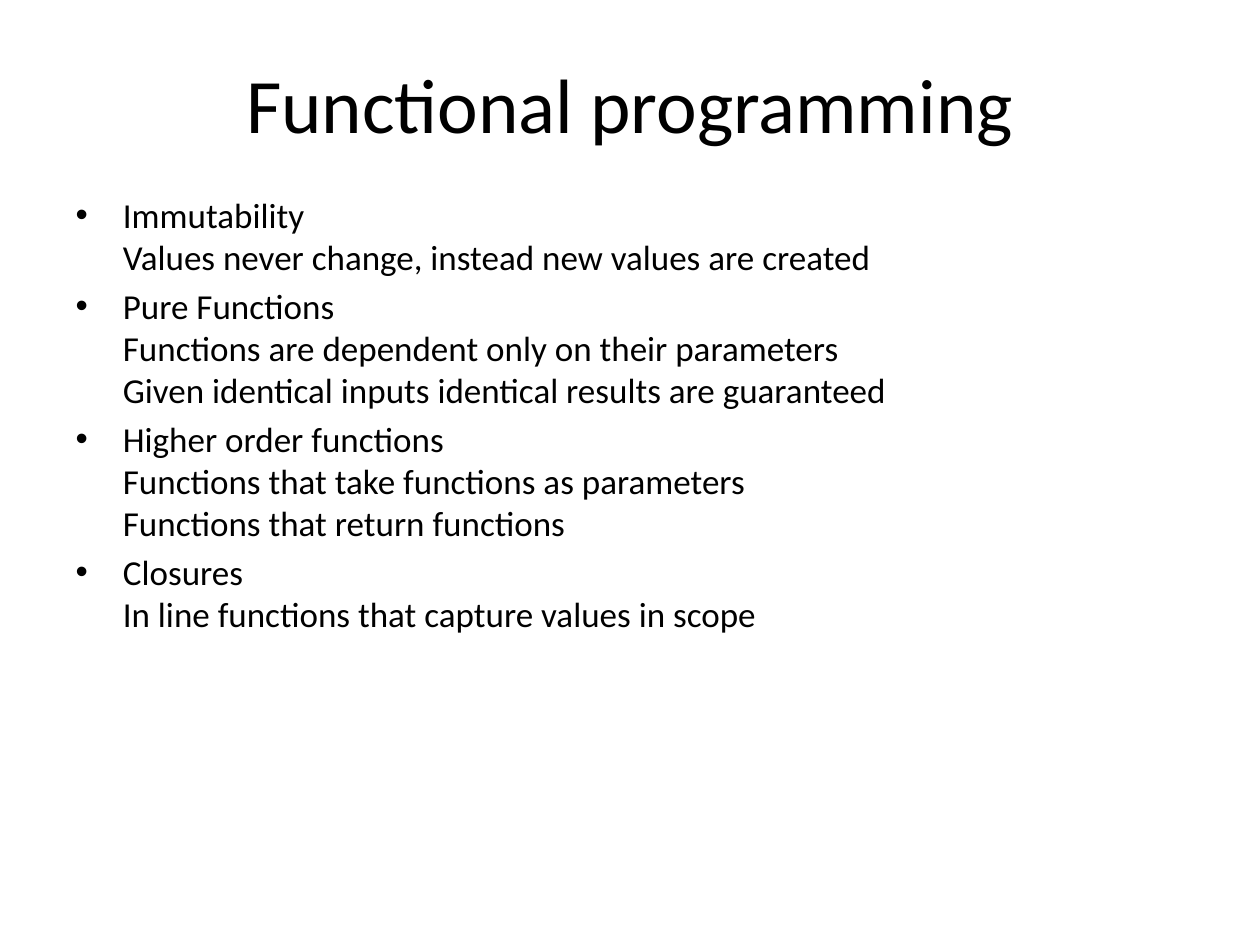
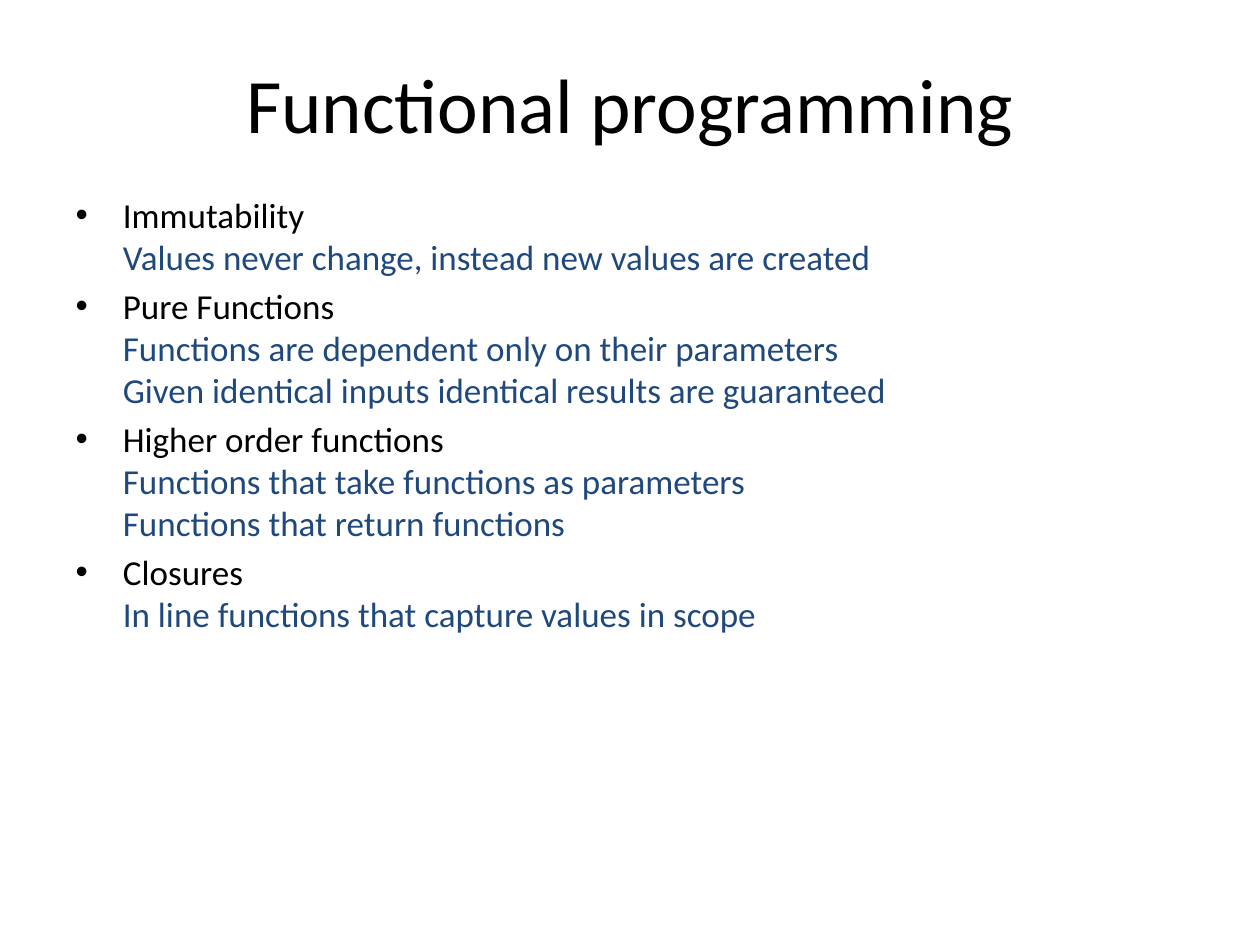
Before and after one commit to mlidbom/CSharpElevate, a slide deck: slide 3 of CSharp3.pptx. Drawn at 1260x945 pixels with LibreOffice and Linux fonts; fonts in the diff are those of the drawing. Boxes give left, top, right and bottom in pixels: in the first picture for what was removed or moved away, otherwise in the second. Text is boxed around its words. In the diff, an @@ line names an element or a change of style, - is before the commit and + after.

```diff
--- a/CSharp3.pptx
+++ b/CSharp3.pptx
@@ text "Immutability Values never change, instead ..." at (123, 203, 886, 633): text colour #000000 to #1F497D in "Values never change, instead new values are ...", "Functions are dependent only on their parameters ...", "Functions that take functions as parameters Functions ...", "In line functions that capture values in ..." @@
```
Also in this commit, not shown: 4 other slides changed.
